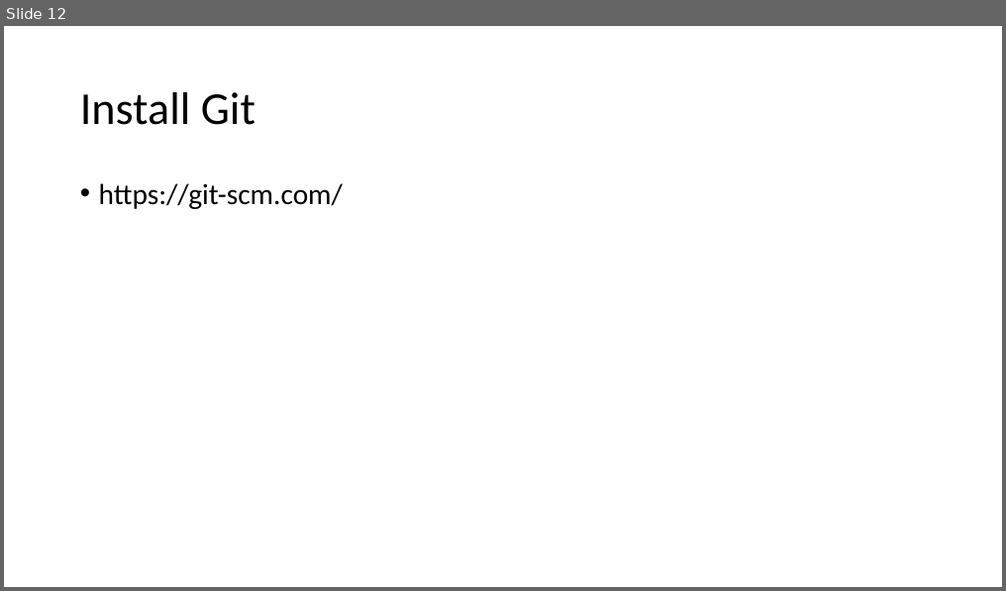
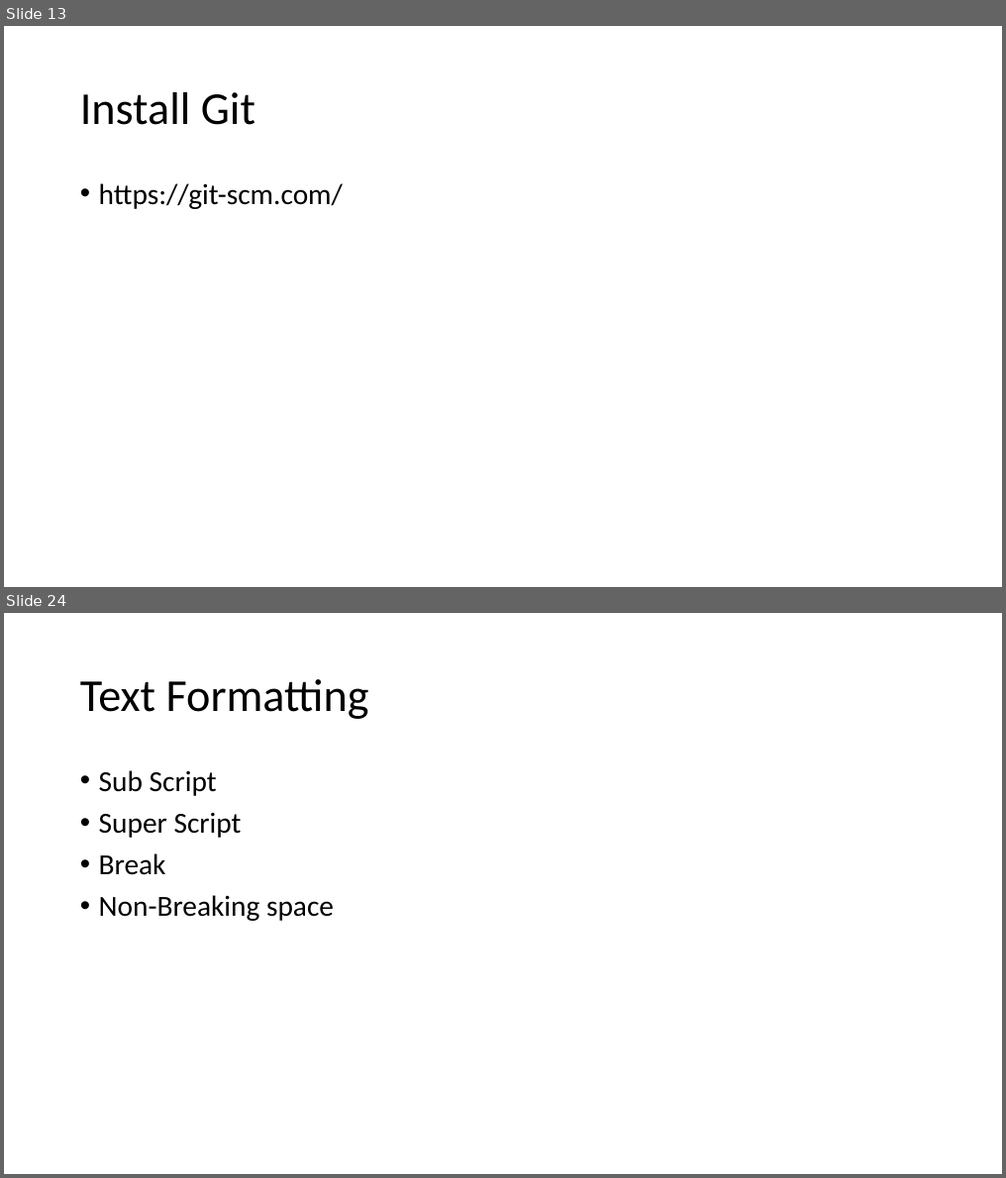
Before and after one commit to PiyushChaturvedii/Batch10, a slide deck: Git and Github.pptx. Shown one above the other, each under a label of ours: slide 12 before the commit, slides 13 and 24 after it; the slides between them are not shown. The pictures are 1006x591 and 1006x1178 pixels, drawn with LibreOffice and Linux fonts; fonts in the diff are those of the drawing. Boxes give left, top, right and bottom in pixels: in the first picture for what was removed or moved away, otherwise in the second. Text is boxed around its words. In the diff, an @@ line names an element or a change of style, - is before the commit and + after.

```diff
--- a/Git and Github.pptx
+++ b/Git and Github.pptx
@@ slide 24 added at (4,613,1002,1174), background #FFFFFF @@
@@ title added at (80,679,369,719), 44 pt, text #000000 @@
+Text Formatting
@@ text added at (99,770,334,921), 28 pt, text #000000 @@
+• Sub Script
+• Super Script
+• Break
+• Non-Breaking space
@@ what was slide 12 is now slide 13 @@
```
Also in this commit, not shown: 10 other slides added, 1 other file.
